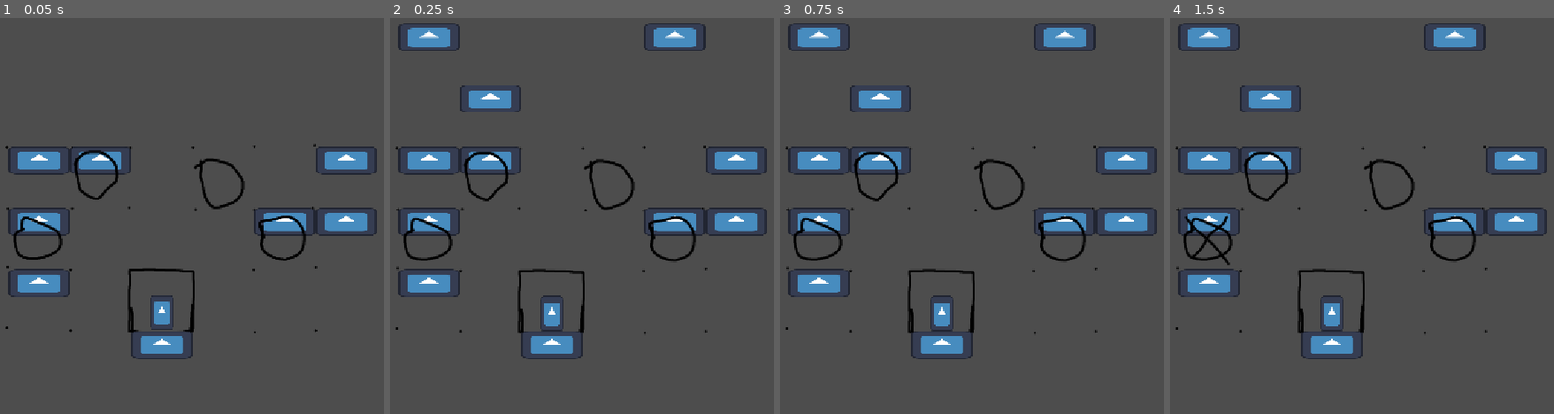
Above: before the commit, frames 1-4 (left to right).
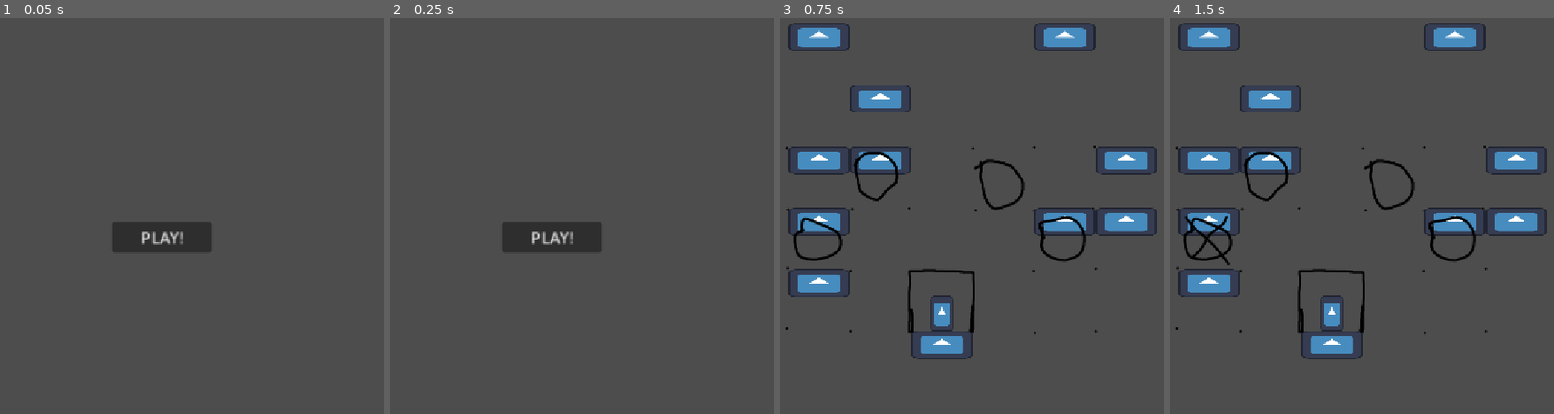
Above: after the commit, the same moments.

Repository: TheDartFrog/HorseFall
Game: Godot game, scene res://Scenes/mainMenu.tscn
The game is run twice, just before and just after one commit, with the same random seed, the same clock (stepped at 60 frames per second) and the same inputs. Before the commit the project starts from res://Scenes/main_node.tscn. The engine's default icon, where the game draws it, is replaced by a stand-in: a white triangle on a blue panel in a dark square.
Inputs (mouse positions are in pixels of both pictures, inside the frame that each line leads up to):
- Up to frame 1 (0.05 s): no input
- Up to frame 2 (0.25 s): no input
- Up to frame 3 (0.75 s): click (941, 235) at 0.5 s, where only the run after the commit has a clickable "PLAY!"
- Up to frame 4 (1.5 s): click (1208, 239) at 1.25 s

The runs differ from the first frame. In frame 1, 9.0% of the frame differs, in the area x 1-99%, y 31-87%; in frame 2, 11%, in the area x 1-99%, y 1-87%; in frame 3, nothing differs; in frame 4, nothing differs.

Commit message:
basic bitch main menu

Diff:
--- /dev/null
+++ b/Scenes/mainMenu.tscn
@@ -0,0 +1,49 @@
+[gd_scene format=3 uid="uid://dty1b7slvkwhn"]
+
+[ext_resource type="Script" uid="uid://b7s5h5k3ubror" path="res://Scripts/startbutton.gd" id="1_60k44"]
+
+[node name="MainMenu" type="CanvasLayer" unique_id=890502961]
+follow_viewport_enabled = true
+
+[node name="Camera2D" type="Camera2D" parent="." unique_id=280805708]
+position = Vector2(572, 320)
+limit_left = 0
+limit_top = 0
+limit_right = 1152
+limit_bottom = 648
+
+[node name="MarginContainer" type="MarginContainer" parent="." unique_id=1659267990]
+anchors_preset = 8
+anchor_left = 0.5
+anchor_top = 0.5
+anchor_right = 0.5
+anchor_bottom = 0.5
+offset_left = -71.5
+offset_top = -84.0
+offset_right = 71.5
+offset_bottom = 84.0
+grow_horizontal = 2
+grow_vertical = 2
+theme_override_constants/margin_left = 42
+theme_override_constants/margin_top = 137
+
+[node name="Button" type="Button" parent="." unique_id=275948334]
+anchors_preset = 8
+anchor_left = 0.5
+anchor_top = 0.5
+anchor_right = 0.5
+anchor_bottom = 0.5
+offset_left = -50.0
+offset_top = 21.0
+offset_right = 51.0
+offset_bottom = 52.0
+grow_horizontal = 2
+grow_vertical = 2
+scale = Vector2(1.605, 1.605)
+pivot_offset = Vector2(50.5, 15.5)
+size_flags_horizontal = 4
+size_flags_vertical = 4
+text = "      PLAY!      "
+script = ExtResource("1_60k44")
+
+[connection signal="button_down" from="Button" to="Button" method="_on_button_down"]
--- /dev/null
+++ b/Scripts/startbutton.gd
@@ -0,0 +1,7 @@
+extends Button
+
+
+
+
+func _on_button_down() -> void:
+	get_tree().change_scene_to_file("res://Scenes/main_node.tscn")
--- a/project.godot
+++ b/project.godot
@@ -11,7 +11,7 @@
 [application]
 
 config/name="HorseFall"
-run/main_scene="uid://hkatbkjg2gdp"
+run/main_scene="uid://dty1b7slvkwhn"
 config/features=PackedStringArray("4.7", "GL Compatibility")
 config/icon="res://Assets/Textures/icon.svg"
 
Not shown, added: Scripts/startbutton.gd.uid
